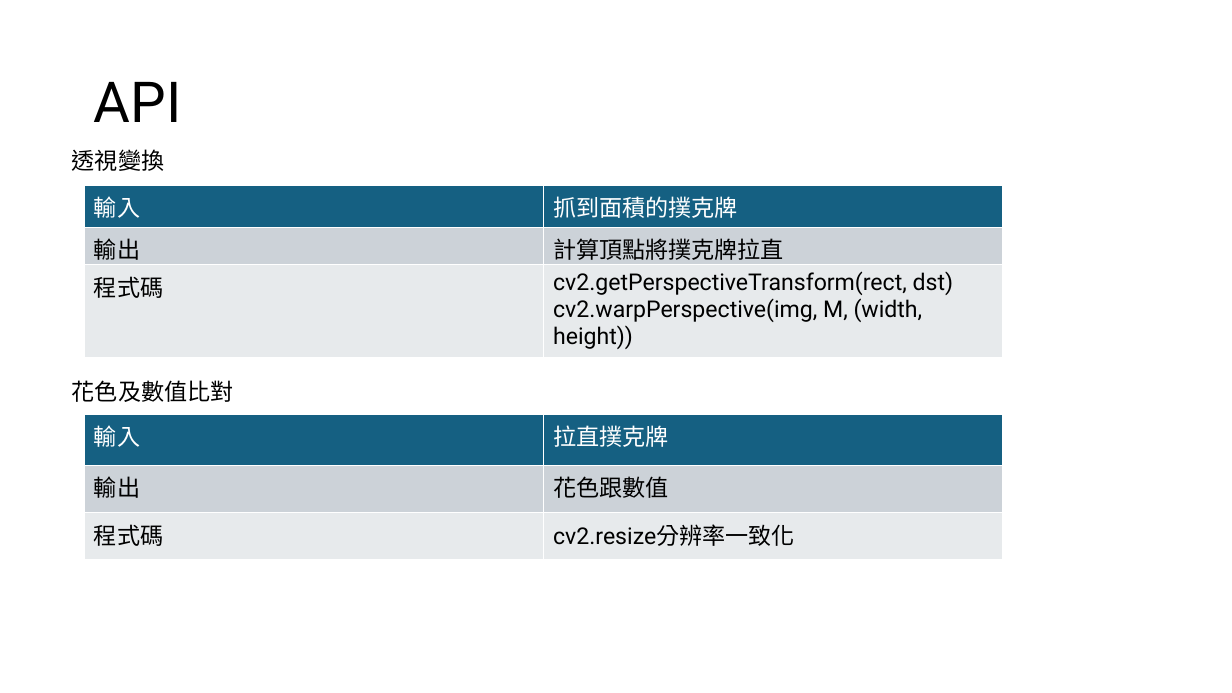
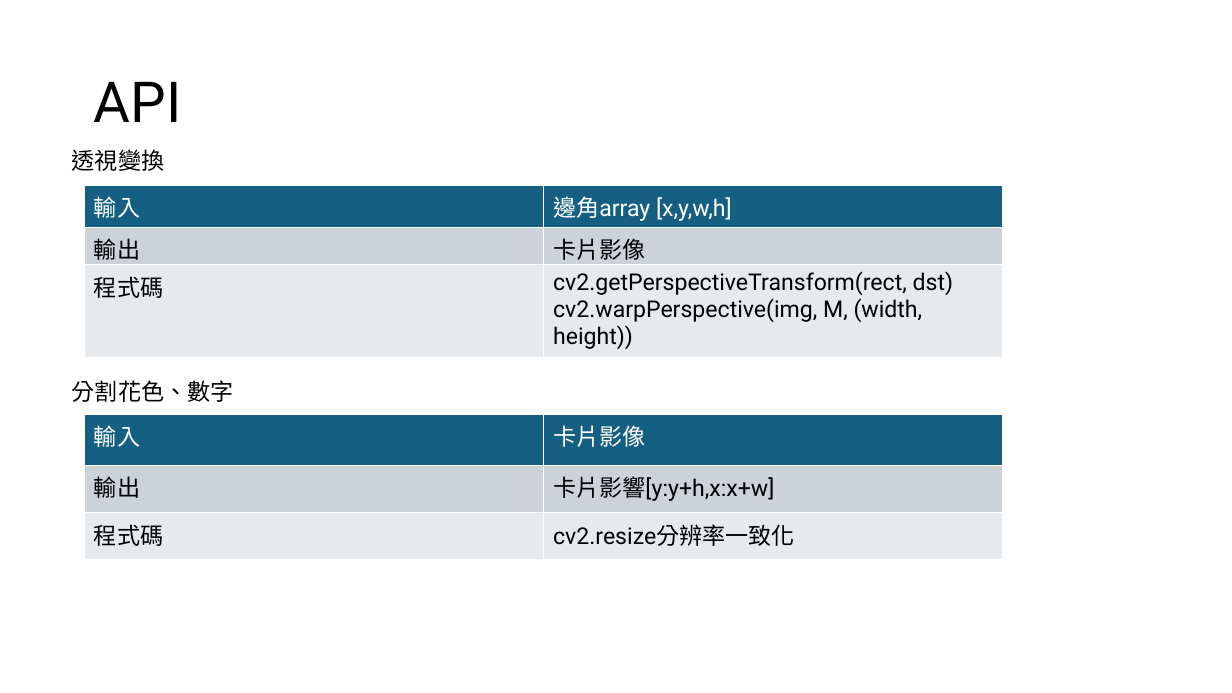
Before and after one commit to kennygnw/poker_detection_endterm, a slide deck: slide 10 of poker.pptx. Drawn at 1232x693 pixels with LibreOffice and Linux fonts; fonts in the diff are those of the drawing. Boxes give left, top, right and bottom in pixels: in the first picture for what was removed or moved away, otherwise in the second. Text is boxed around its words. In the diff, an @@ line names an element or a change of style, - is before the commit and + after.

```diff
--- a/poker.pptx
+++ b/poker.pptx
@@ table at <box>85,186,1004,353</box> @@
-row 1, column 2: 抓到面積的撲克牌
+row 1, column 2: 邊角array [x,y,w,h]
-row 2, column 2: 計算頂點將撲克牌拉直
+row 2, column 2: 卡片影像
@@ text at <box>72,380,234,402</box>: text changed @@
-花色及數值比對
+分割花色、數字
@@ table at <box>85,414,1004,560</box> @@
-row 1, column 2: 拉直撲克牌
+row 1, column 2: 卡片影像
-row 2, column 2: 花色跟數值
+row 2, column 2: 卡片影響[y:y+h,x:x+w]
```
Also in this commit, not shown: 4 other slides changed.
